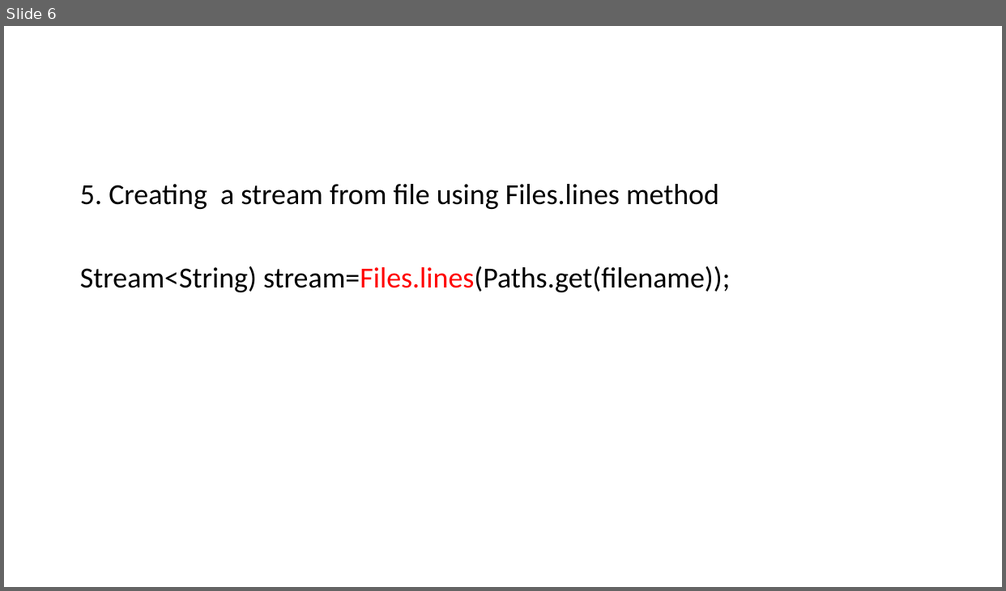
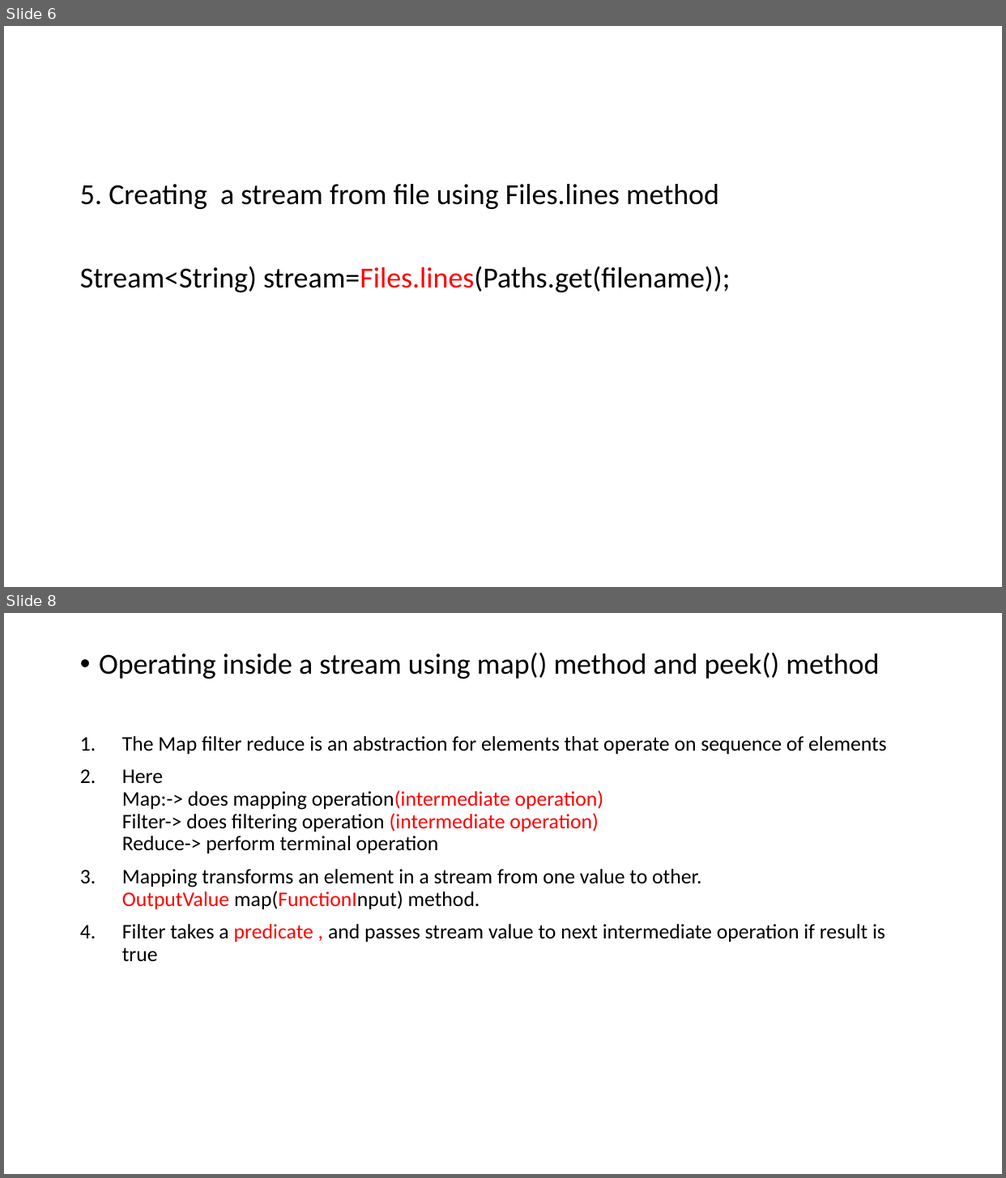
Before and after one commit to aroranishant8/JavaNotes, a slide deck: Java8/Lambda/Streams.pptx. Shown one above the other, each under a label of ours: slide 6 before the commit, slides 6 and 8 after it; the slides between them are not shown. The pictures are 1006x591 and 1006x1178 pixels, drawn with LibreOffice and Linux fonts; fonts in the diff are those of the drawing. Boxes give left, top, right and bottom in pixels: in the first picture for what was removed or moved away, otherwise in the second. Text is boxed around its words. In the diff, an @@ line names an element or a change of style, - is before the commit and + after.

```diff
--- a/Java8/Lambda/Streams.pptx
+++ b/Java8/Lambda/Streams.pptx
@@ slide 8 added at box(4, 613, 1002, 1174), background #FFFFFF @@
@@ text added at box(99, 653, 887, 961), 20 pt, text #000000 @@
+• Operating inside a stream using map() method and peek() method
+1. The Map filter reduce is an abstraction for elements that operate on sequence of elements
+2. Here
+   Map:-> does mapping operation(intermediate operation)
+   Filter-> does filtering operation (intermediate operation)
+   Reduce-> perform terminal operation
+3. Mapping transforms an element in a stream from one value to other.
+   OutputValue map(FunctionInput) method.
+4. Filter takes a predicate , and passes stream value to next intermediate operation if result is true
```
Also in this commit, not shown: 2 other slides added.
